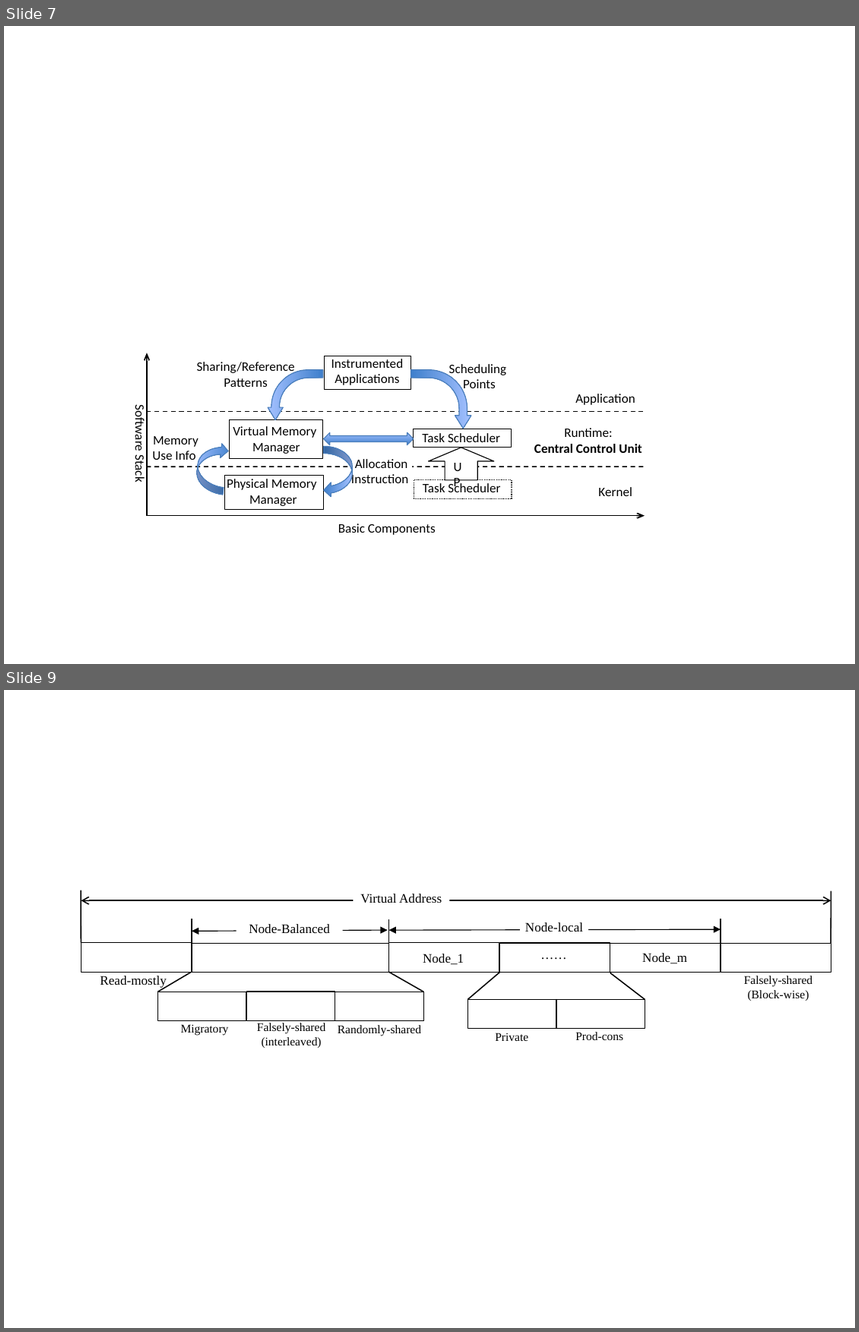
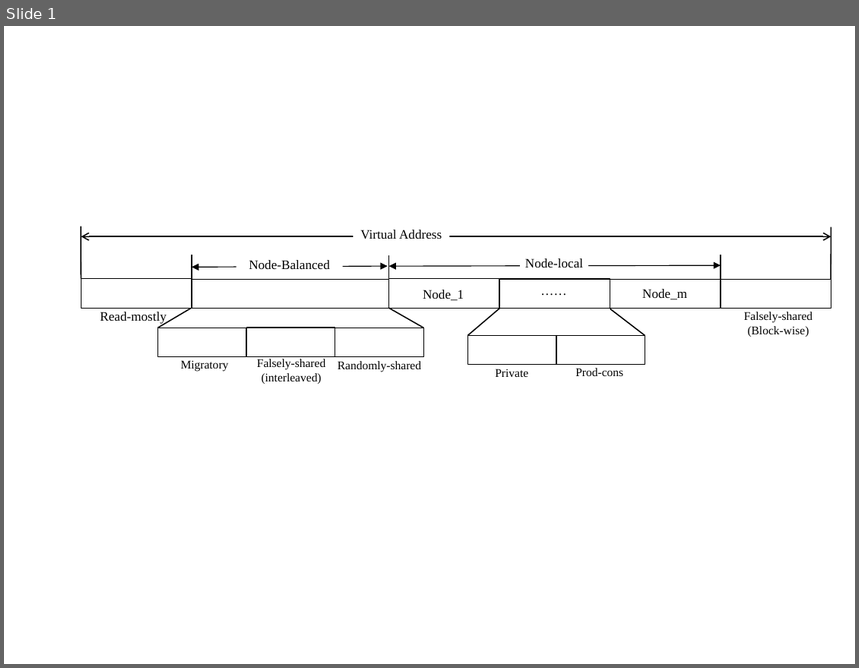
Before and after one commit to UTSASRG/numalloc, a slide deck: paper/figure/numalloc.pptx. Shown one above the other, each under a label of ours: slides 7 and 9 before the commit, slide 1 after it; the slides between them are not shown. The pictures are 859x1332 and 859x668 pixels, drawn with LibreOffice and Linux fonts; fonts in the diff are those of the drawing. Boxes give left, top, right and bottom in pixels: in the first picture for what was removed or moved away, otherwise in the second. Text is boxed around its words. In the diff, an @@ line names an element or a change of style, - is before the commit and + after.

```diff
--- a/paper/figure/numalloc.pptx
+++ b/paper/figure/numalloc.pptx
@@ slide 7 removed at (4,26,855,664), background #FFFFFF @@
@@ arrow removed from (147, 516) to (147, 353) @@
@@ text removed at (197,362,295,387) @@
-Sharing/Reference
-Patterns
@@ rectangle removed at (324,357,411,389) @@
@@ text removed at (332,359,404,385) @@
-Instrumented
-Applications
@@ text removed at (449,364,507,392) @@
-Scheduling
-Points
@@ bent arrow removed at (268,370,323,420) @@
@@ bent arrow removed at (411,370,471,429) @@
@@ text removed at (132,409,148,482) @@
-Software Stack
@@ line removed from (146, 411) to (645, 411) @@
@@ text removed at (576,394,636,405) @@
-Application
@@ rectangle removed at (150,432,199,464) @@
-Memory
-Use Info
@@ rectangle removed at (229,420,322,459) @@
@@ text removed at (233,427,317,454) @@
-Virtual Memory
-Manager
@@ left right arrow removed at (324,433,414,446) @@
@@ rectangle removed at (414,430,512,449) @@
@@ text removed at (422,433,500,442) @@
-Task Scheduler
@@ text removed at (534,428,642,453) @@
-Runtime:
-Central Control Unit
@@ curved down arrow removed at (195,440,229,494) @@
@@ curved down arrow removed at (324,446,352,497) @@
@@ up arrow removed at (429,447,494,480) @@
@@ text removed at (445,454,466,467) @@
-UP
@@ line removed from (146, 467) to (645, 467) @@
@@ rectangle removed at (225,475,324,509) @@
@@ text removed at (227,479,317,506) @@
-Physical Memory
-Manager
@@ text removed at (351,459,408,484) @@
-Allocation
-Instruction
@@ rectangle removed at (414,480,512,499) @@
@@ text removed at (423,482,500,493) @@
-Task Scheduler
@@ text removed at (598,487,633,496) @@
-Kernel
@@ arrow removed from (146, 516) to (645, 516) @@
@@ text removed at (338,524,436,535) @@
-Basic Components
@@ what was slide 9 is now slide 1 @@
```
Also in this commit, not shown: 4 slides added, 7 other slides removed, 9 other files.
